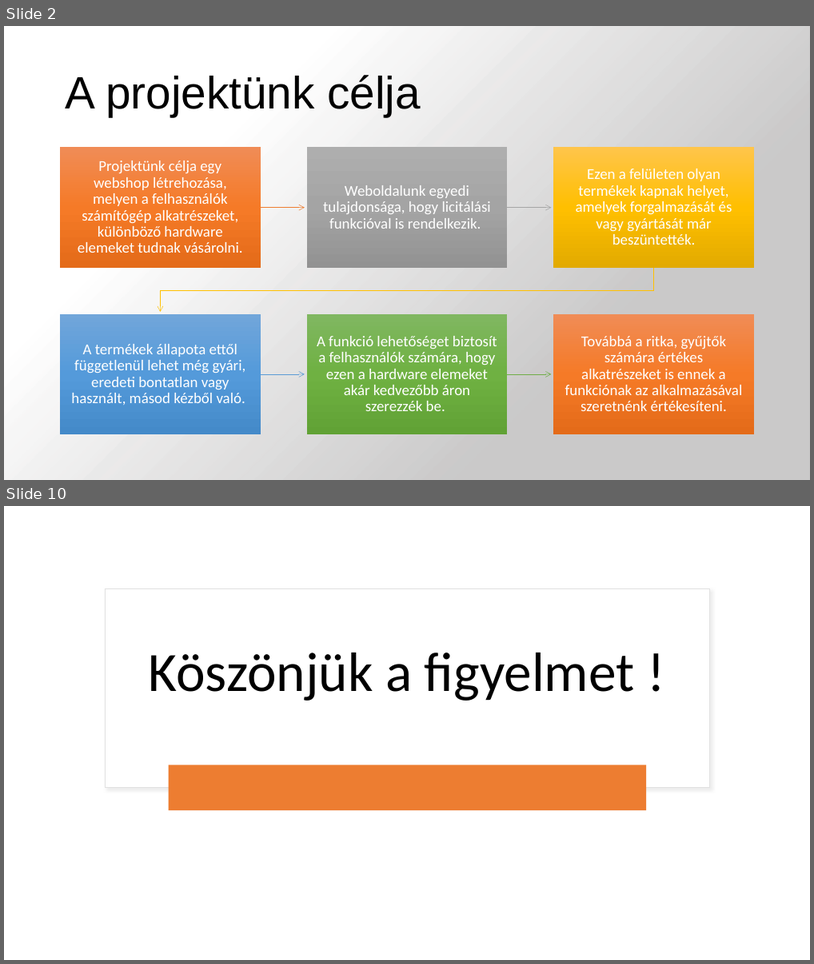
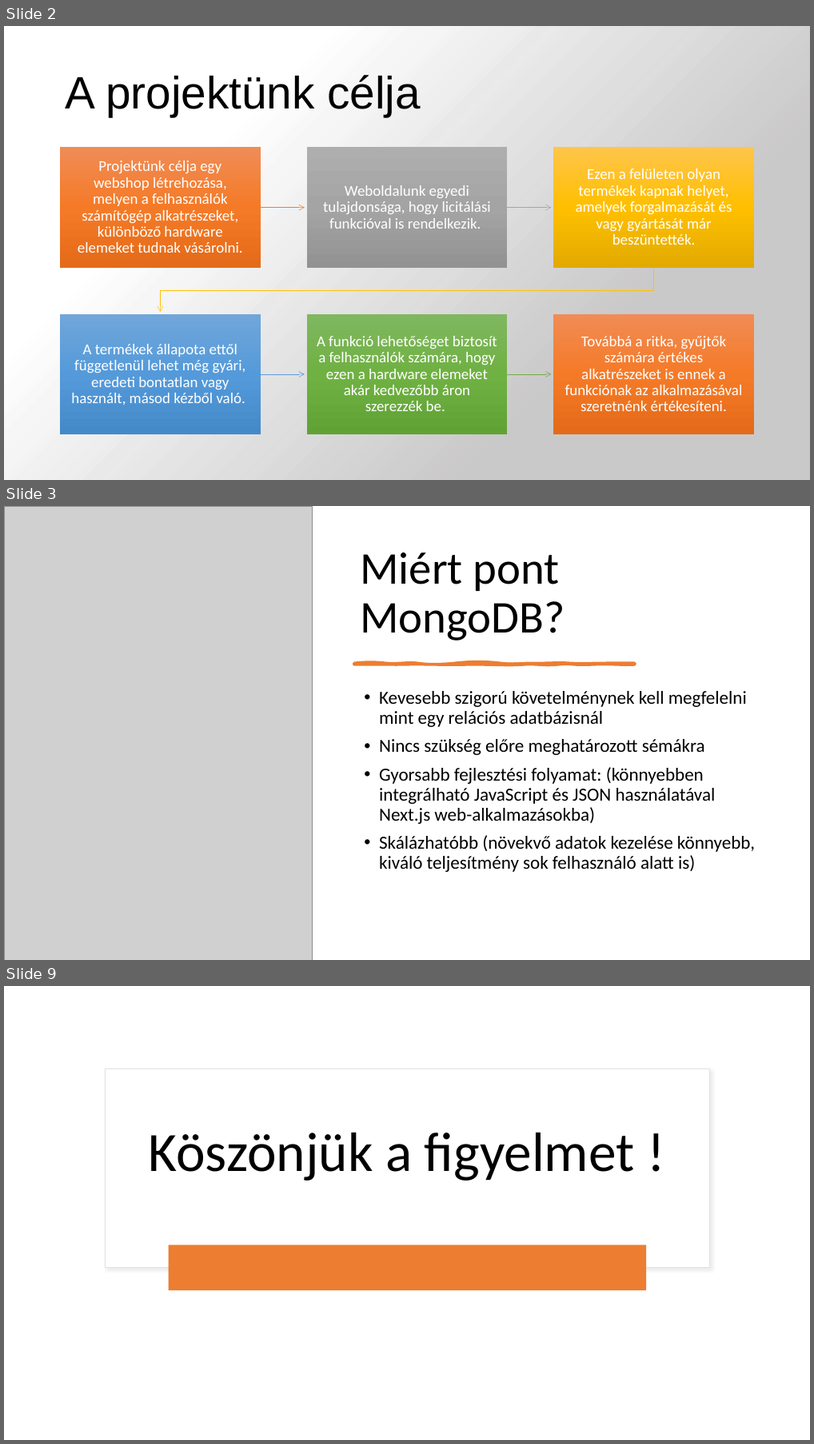
Before and after one commit to SzigetvariMark/pcweb, a slide deck: Bemutato.pptx. Shown one above the other, each under a label of ours: slides 2 and 10 before the commit, slides 2, 3 and 9 after it; the slides between them are not shown. The pictures are 814x964 and 814x1444 pixels, drawn with LibreOffice and Linux fonts; fonts in the diff are those of the drawing; grey boxes stand for pictures; background and template pictures are left out; a plain dark background stands for a picture behind light text. Boxes give left, top, right and bottom in pixels: in the first picture for what was removed or moved away, otherwise in the second. Text is boxed around its words. In the diff, an @@ line names an element or a change of style, - is before the commit and + after.

Commit message:
modify powerpoint

```diff
--- a/Bemutato.pptx
+++ b/Bemutato.pptx
@@ slide 3 added at [4, 506, 810, 960], background #FFFFFF @@
@@ picture added at [4, 506, 312, 960] @@
@@ title added at [361, 552, 566, 640], 54 pt, text #000000 @@
+Miért pont MongoDB?
@@ freeform shape added at [354, 664, 635, 664], fill #ED7D31, outline #ED7D31 3.5 pt @@
@@ text added at [379, 691, 755, 872], 22 pt, text #000000 @@
+• Kevesebb szigorú követelménynek kell megfelelni mint egy relációs adatbázisnál
+• Nincs szükség előre meghatározott sémákra
+• Gyorsabb fejlesztési folyamat: (könnyebben integrálható JavaScript és JSON használatával Next.js web-alkalmazásokba)
+• Skálázhatóbb (növekvő adatok kezelése könnyebb, kiváló teljesítmény sok felhasználó alatt is)
@@ what was slide 10 is now slide 9 @@
```
Also in this commit, not shown: 1 slide changed, 2 slides removed.
